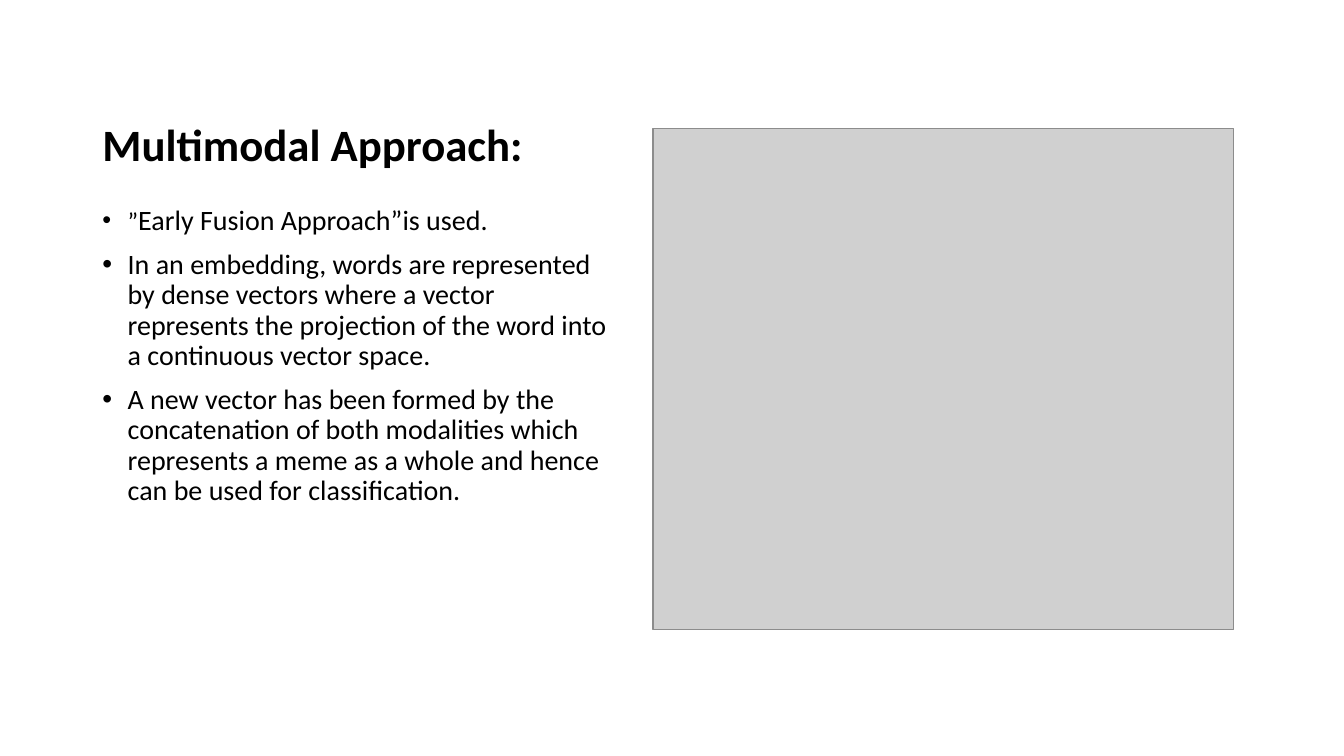
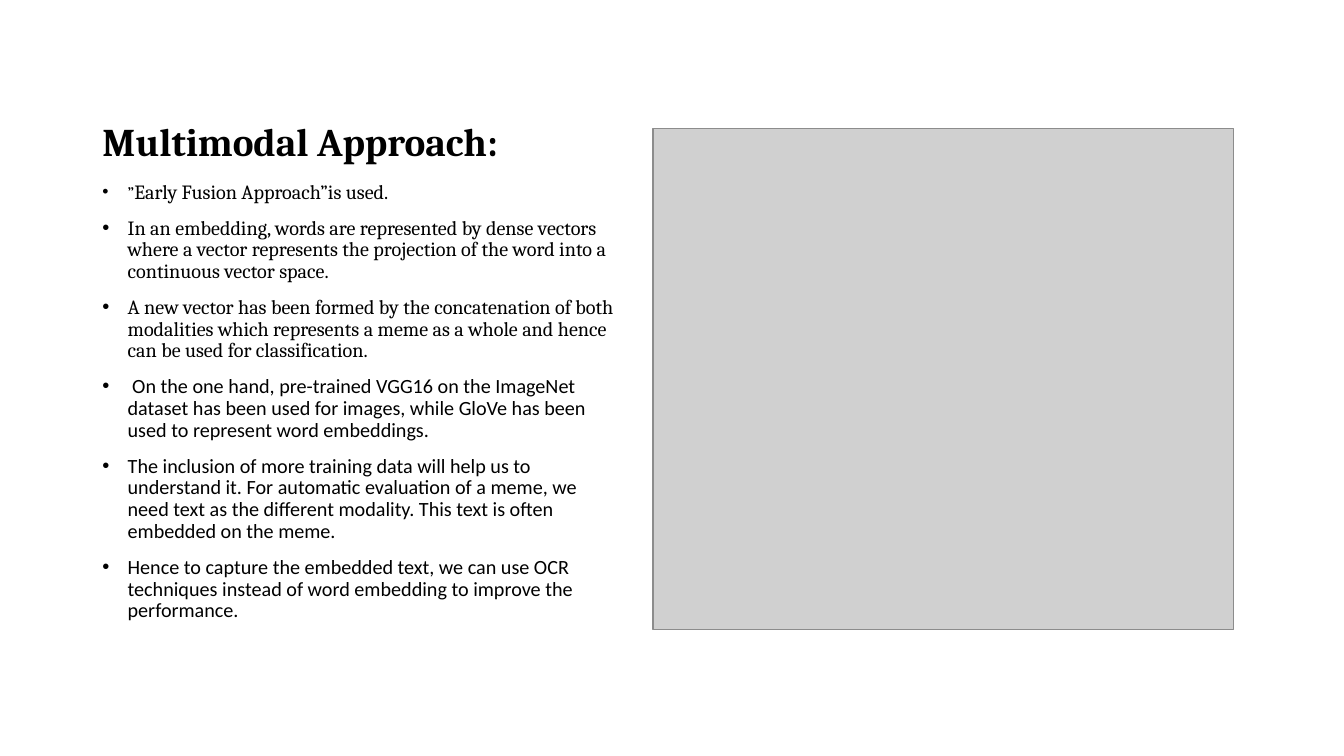
Before and after one commit to VarunBohara/Mini-Project-Documents, a slide deck: slide 14 of Literature Survey.pptx. Drawn at 1344x756 pixels with LibreOffice and Linux fonts; fonts in the diff are those of the drawing; grey boxes stand for pictures. Boxes give left, top, right and bottom in pixels: in the first picture for what was removed or moved away, otherwise in the second. Text is boxed around its words. In the diff, an @@ line names an element or a change of style, - is before the commit and + after.

```diff
--- a/Literature Survey.pptx
+++ b/Literature Survey.pptx
@@ title "Multimodal Approach:" at (102, 128, 498, 165): size 32 to 28 pt, font Calibri to Cambria @@
@@ text "”Early Fusion Approach”is used.": place and size @@
-text "”Early Fusion Approach”is used." at (128, 210, 606, 501)
+text "”Early Fusion Approach”is used." at (128, 185, 613, 621)
@@ text at (128, 185, 613, 358): size 18 to 12.6 pt in "”Early"; size 20 to 14.4 pt, font Calibri to Cambria in "”Early Fusion Approach”is used.", "In an embedding, words are represented by ...", "A new vector has been formed by ..." @@
@@ text at (128, 379, 585, 621): paragraphs added @@
+• On the one hand, pre-trained VGG16 on the ImageNet dataset has been used for images, while GloVe has been used to represent word embeddings.
+• The inclusion of more training data will help us to understand it. For automatic evaluation of a meme, we need text as the different modality. This text is often embedded on the meme.
+• Hence to capture the embedded text, we can use OCR techniques instead of word embedding to improve the performance.
```
Also in this commit, not shown: 16 other slides changed, 1 slide removed.
